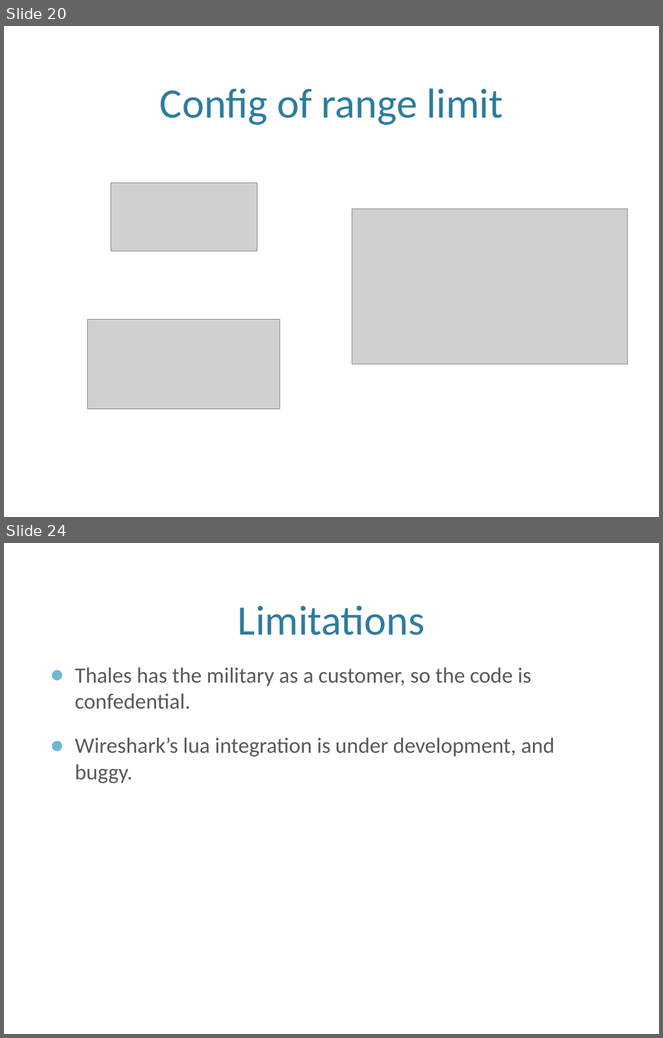
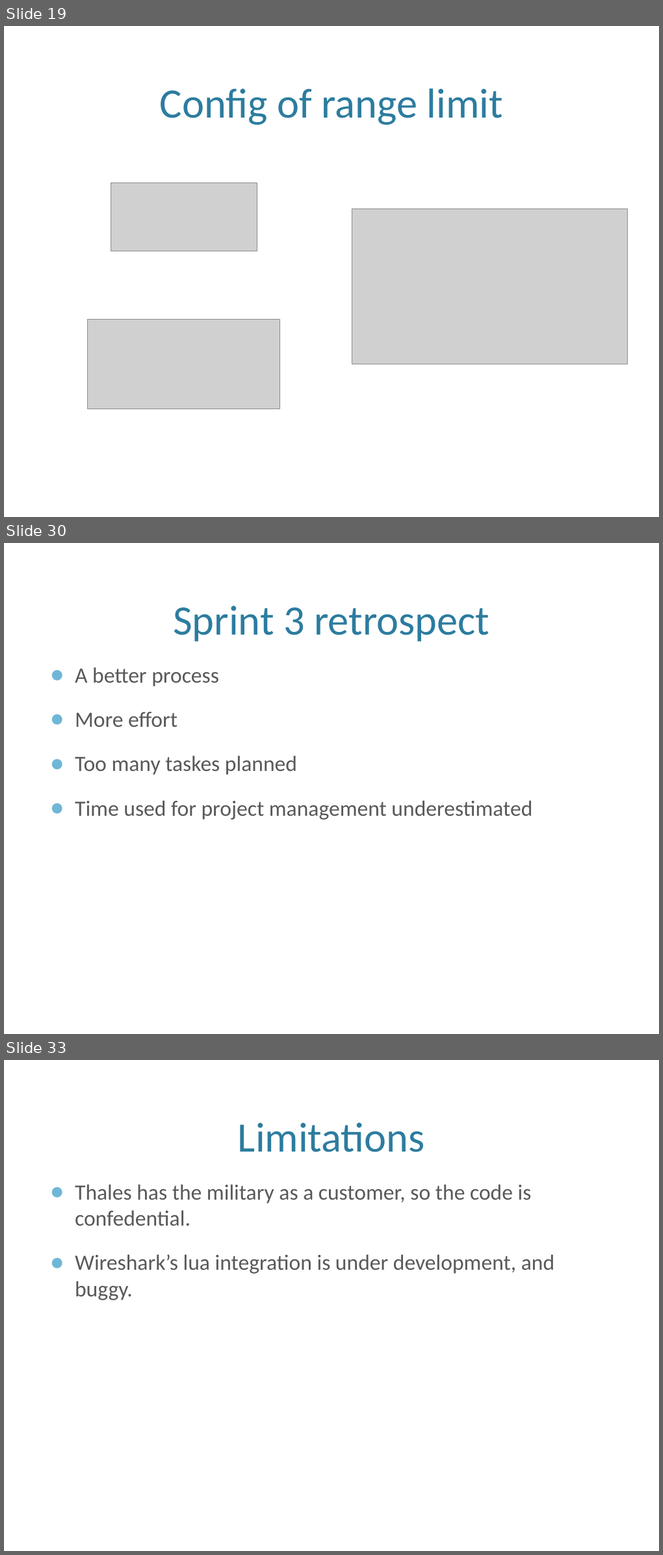
Before and after one commit to eventh/kpro9, a slide deck: presentation/TDT4290_FinalPresentasjon.pptx. Shown one above the other, each under a label of ours: slides 20 and 24 before the commit, slides 19, 30 and 33 after it; the slides between them are not shown. The pictures are 663x1038 and 663x1555 pixels, drawn with LibreOffice and Linux fonts; fonts in the diff are those of the drawing; grey boxes stand for pictures; background and template pictures are left out. Boxes give left, top, right and bottom in pixels: in the first picture for what was removed or moved away, otherwise in the second. Text is boxed around its words. In the diff, an @@ line names an element or a change of style, - is before the commit and + after.

```diff
--- a/presentation/TDT4290_FinalPresentasjon.pptx
+++ b/presentation/TDT4290_FinalPresentasjon.pptx
@@ slide 30 added at (x1=4, y1=543, x2=659, y2=1034), background picture (left out) @@
@@ title added at (x1=173, y1=605, x2=490, y2=642), 46 pt, text #2C7C9F @@
+Sprint 3 retrospect
@@ text added at (x1=75, y1=667, x2=532, y2=820), 24 pt, text #595959 @@
+● A better process
+● More effort
+● Too many taskes planned
+● Time used for project management underestimated
@@ what was slide 20 is now slide 19 @@
@@ what was slide 24 is now slide 33 @@
```
Also in this commit, not shown: 3 slides changed, 9 other slides added, 1 slide removed, 4 other files.
